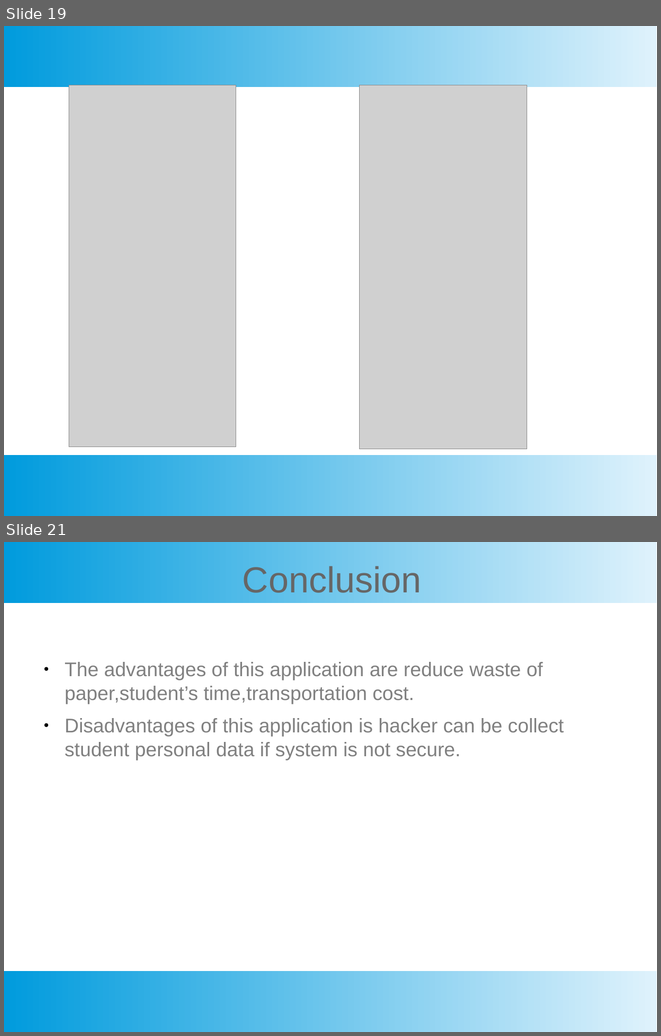
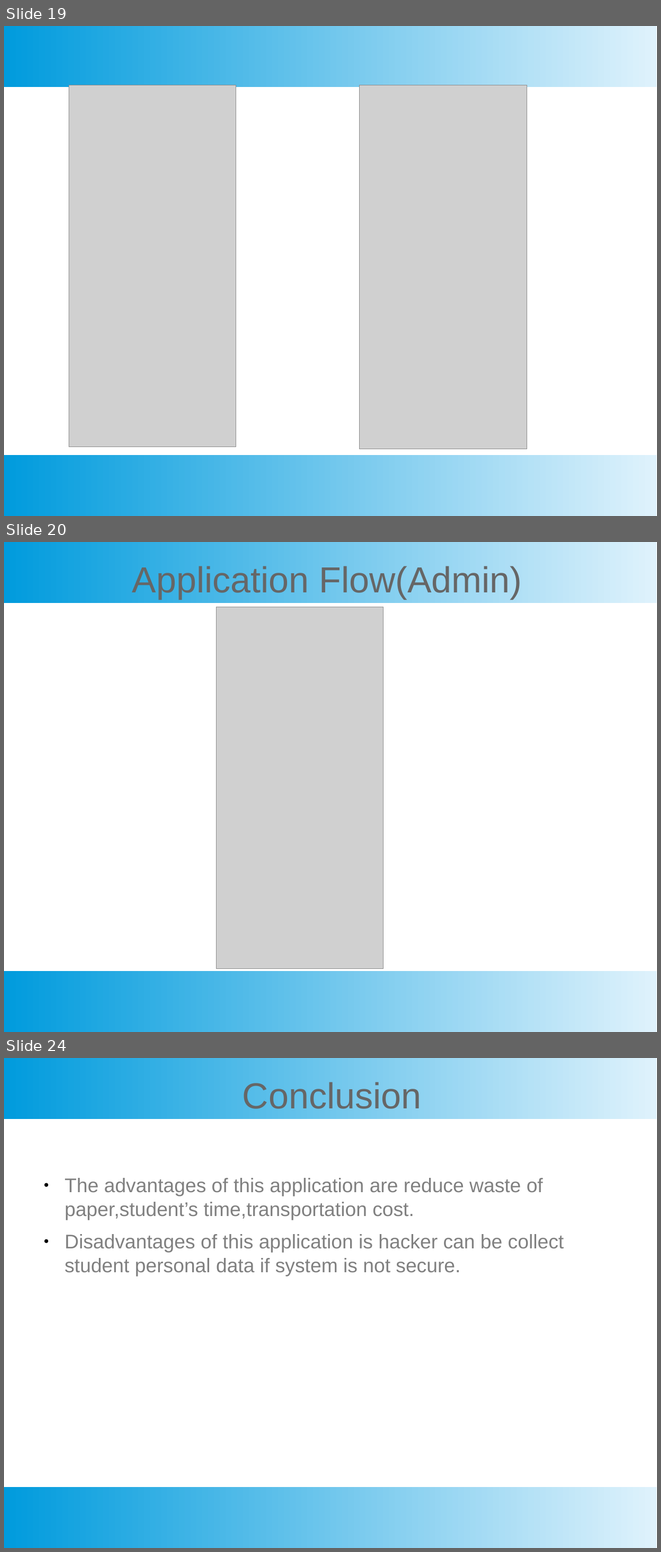
Before and after one commit to heinyekyaw/URSPPP, a slide deck: shout yay.pptx. Shown one above the other, each under a label of ours: slides 19 and 21 before the commit, slides 19, 20 and 24 after it; the slides between them are not shown. The pictures are 661x1036 and 661x1552 pixels, drawn with LibreOffice and Linux fonts; fonts in the diff are those of the drawing; grey boxes stand for pictures. Boxes give left, top, right and bottom in pixels: in the first picture for what was removed or moved away, otherwise in the second. Text is boxed around its words. In the diff, an @@ line names an element or a change of style, - is before the commit and + after.

```diff
--- a/shout yay.pptx
+++ b/shout yay.pptx
@@ slide 20 added at (x1=4, y1=542, x2=657, y2=1032), background #FFFFFF; not listed: 2 template elements that a slide beside it also shows @@
@@ text added at (x1=132, y1=564, x2=522, y2=599), 44 pt, text #666666 @@
+Application Flow(Admin)
@@ picture added at (x1=217, y1=607, x2=383, y2=969) @@
@@ what was slide 21 is now slide 24 @@
```
Also in this commit, not shown: 3 slides changed, 2 other slides added.
